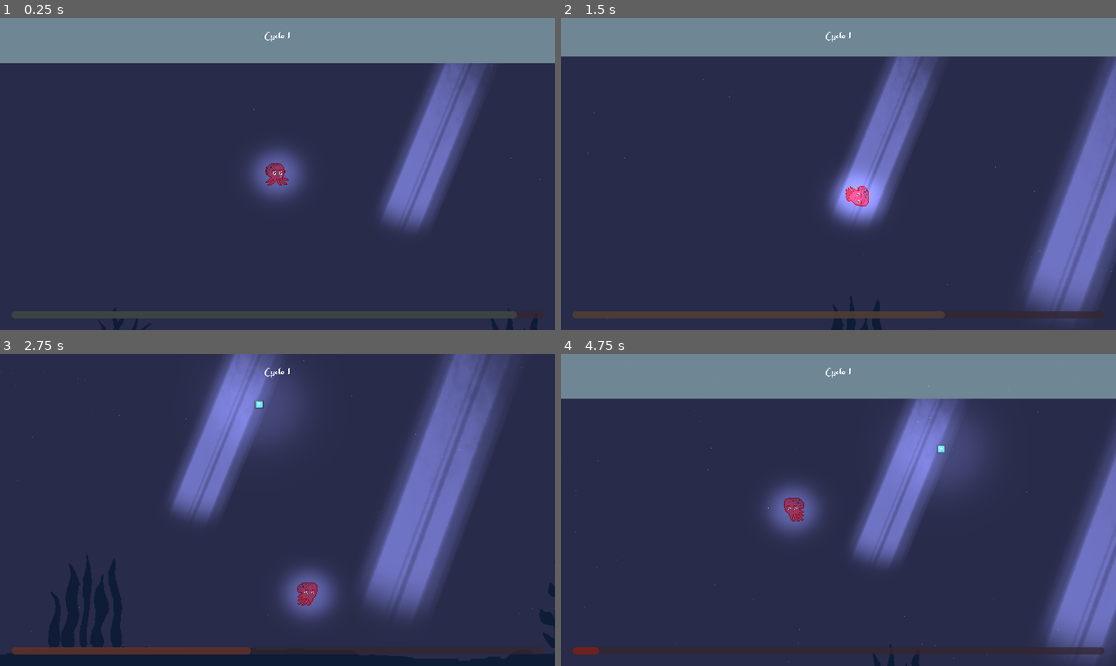
Above: before the commit, frames 1-4 (two rows, left to right).
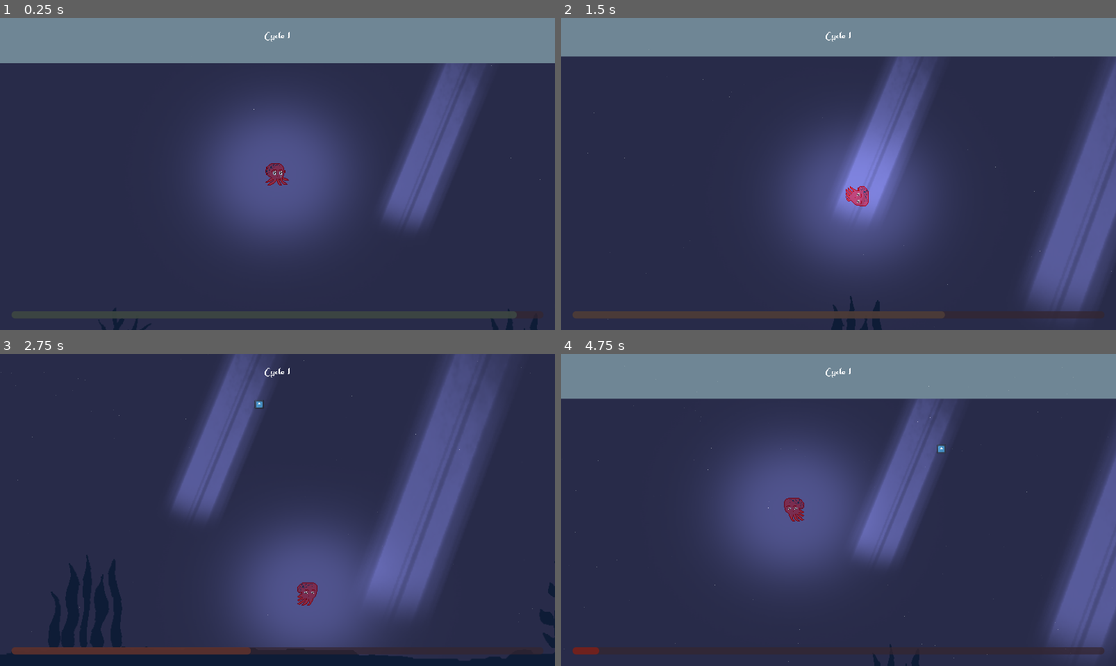
Above: after the commit, the same moments.

Repository: alfroids/tidal-storm
Game: Godot game, scene res://scenes/levels/main.tscn
The game is run twice, just before and just after one commit, with the same random seed, the same clock (stepped at 60 frames per second) and the same inputs. The engine's default icon, where the game draws it, is replaced by a stand-in: a white triangle on a blue panel in a dark square.
Inputs:
- Up to frame 1 (0.25 s): no input
- Up to frame 2 (1.5 s): hold D (move_right) 0.53-1.28 s; tap Space (dash) at 0.6, 1.35 s; hold S (move_down) from 1.28 s (still down)
- Up to frame 3 (2.75 s): release S (move_down) at 2.03 s; hold D (move_right) from 2.03 s (still down); tap Space (dash) at 2.1 s
- Up to frame 4 (4.75 s): release D (move_right) at 2.78 s; hold W (move_up) 2.78-3.53 s; tap Space (dash) at 2.85, 3.6, 4.35 s; hold A (move_left) from 3.53 s (still down)

The runs differ from the first frame. In frame 1, 13% of the frame differs, in the area x 35-86%, y 14-74%; in frame 2, 15%; in frame 3, 20%, in the area x 31-89%, y 0-94%; in frame 4, 18%.

Commit message:
Some more adjustments to lights and environmental feeling

Diff:
--- a/scenes/management/light_manager.tscn
+++ b/scenes/management/light_manager.tscn
@@ -8,6 +8,7 @@
 script = ExtResource("1_t3y2m")
 _sunlight = NodePath("SunLight")
 light_scene = ExtResource("1_fa6ml")
+num_lights = 5
 
 [node name="SunLight" type="DirectionalLight2D" parent="."]
 rotation = 0.436332
--- a/scenes/mission/mission-item/mission_item.tscn
+++ b/scenes/mission/mission-item/mission_item.tscn
@@ -25,6 +25,7 @@
 shape = SubResource("CircleShape2D_7md4x")
 
 [node name="PointLight2D" type="PointLight2D" parent="."]
+visible = false
 scale = Vector2(0.68, 1)
 energy = 0.5
 texture = ExtResource("4_hmkol")
--- a/scenes/octopus/octopus.tscn
+++ b/scenes/octopus/octopus.tscn
@@ -131,7 +131,9 @@
 [node name="PointLight2D" type="PointLight2D" parent="."]
 rotation = 1.56517
 scale = Vector2(1.00045, 1.67977)
+energy = 0.7
 texture = ExtResource("7_28um0")
+texture_scale = 3.0
 
 [node name="BubblesParticles" type="CPUParticles2D" parent="."]
 visible = false
--- a/scenes/vfx/lights/god_ray.tscn
+++ b/scenes/vfx/lights/god_ray.tscn
@@ -8,5 +8,4 @@
 _godray_light = NodePath("PointLight2D")
 
 [node name="PointLight2D" type="PointLight2D" parent="."]
-energy = 1.5
 texture = ExtResource("1_fv5u3")
--- a/scenes/vfx/lights/light_orb.tscn
+++ b/scenes/vfx/lights/light_orb.tscn
@@ -12,4 +12,4 @@
 color = Color(0.32549, 0.6, 0.529412, 1)
 energy = 0.7
 texture = ExtResource("2_cy1qu")
-texture_scale = 4.0
+texture_scale = 6.0
